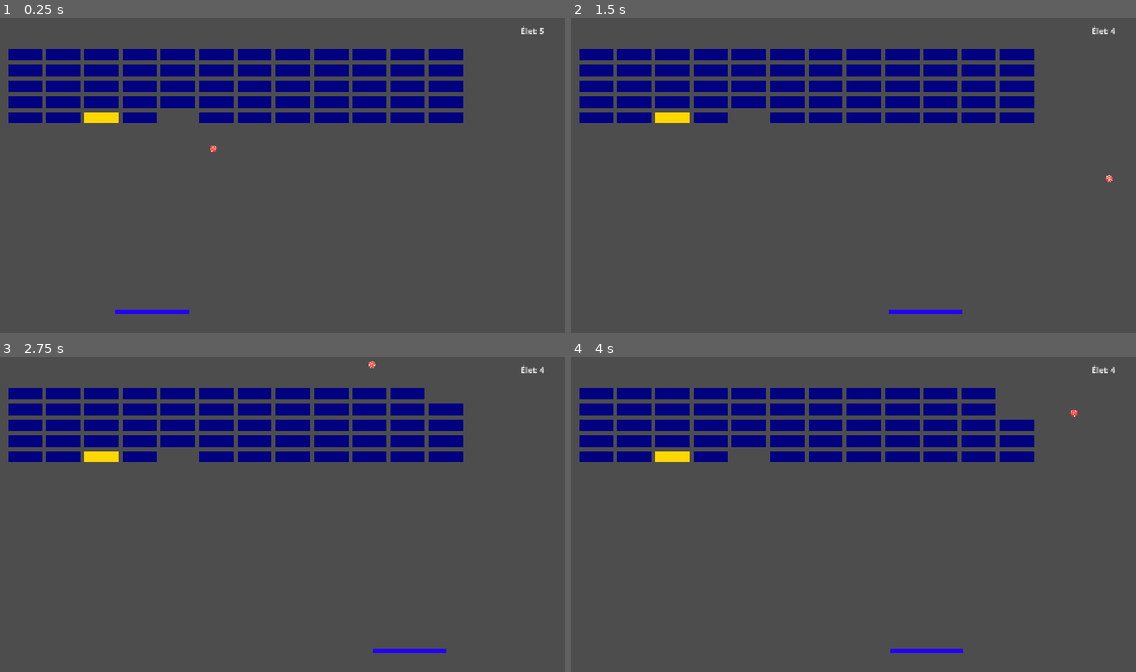
Above: before the commit, frames 1-4 (two rows, left to right).
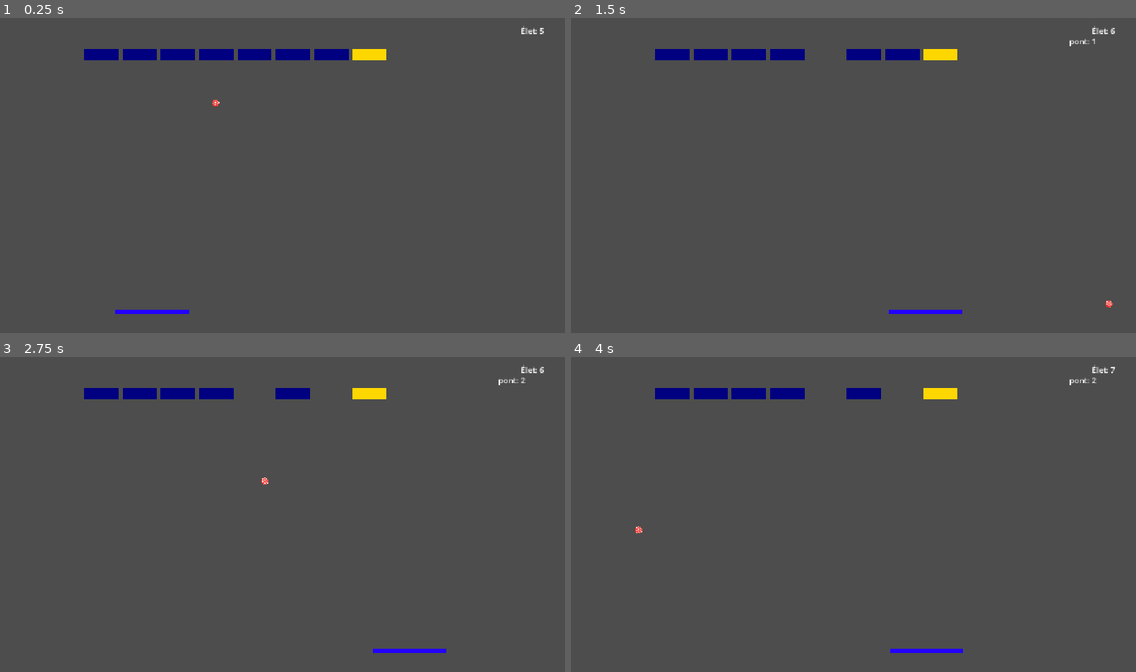
Above: after the commit, the same moments.

Repository: 7cwsnvwyg7-oss/bounce-back
Game: Godot game, scene res://jatek.tscn
Same seed, same stepped clock (60 frames per second), same inputs: the game is played once before the commit and once after it.
Inputs:
- Up to frame 1 (0.25 s): no input
- Up to frame 2 (1.5 s): hold Right (ui_right) 0.53-1.28 s; hold Left (ui_left) from 1.28 s (still down)
- Up to frame 3 (2.75 s): release Left (ui_left) at 2.03 s; hold Right (ui_right) from 2.03 s (still down)
- Up to frame 4 (4 s): tap Enter at 3.5 s; release Right (ui_right) at 3.53 s; hold Left (ui_left) from 3.53 s (still down)

The runs differ from the first frame. In frame 1, 11% of the frame differs, in the area x 1-82%, y 9-43%; in frame 2, 12%; in frame 3, 12%, in the area x 1-97%, y 1-41%; in frame 4, 12%.

Commit message:
végsőigen

Diff:
--- a/jatek.gd
+++ b/jatek.gd
@@ -7,11 +7,12 @@
 	blokkok_letrehozasa()
 
 func blokkok_letrehozasa():
-	var oszlopok := 12
-	var sorok := 5
+	var oszlopok := 8
+	var sorok := 1
 
 	# Ezt csak egyszer sorsoljuk ki, a ciklusok előtt.
 	var extra_élet := randi_range(0, oszlopok - 1)
+	@warning_ignore("unused_variable")
 	var extra_labda_oszlop := randi_range(0, oszlopok - 1)
 
 	var teljes_szelesseg := oszlopok * BLOKK_MERET.x + (oszlopok - 1) * TAVOLSAG
@@ -37,7 +38,7 @@
 				Vector2(-35, 12)
 			])
 
-			if sor == 4 and oszlop == extra_élet:
+			if sor == 2 and oszlop == extra_élet or sor ==0 and oszlop == extra_élet:
 				kep.color = Color.GOLD
 				blokk.add_to_group("extra_élet")
 			else:
--- a/jatek.tscn
+++ b/jatek.tscn
@@ -24,10 +24,7 @@
 [sub_resource type="RectangleShape2D" id="RectangleShape2D_3nbp6"]
 size = Vector2(1150, 2)
 
-[sub_resource type="RectangleShape2D" id="RectangleShape2D_ft2n7"]
-size = Vector2(100, 35)
-
-[node name="Node2D" type="Node2D" unique_id=1130991843]
+[node name="jatek" type="Node2D" unique_id=1130991843]
 script = ExtResource("1_1mx04")
 
 [node name="Tálca" type="CharacterBody2D" parent="." unique_id=1621433082]
@@ -44,11 +41,13 @@
 position = Vector2(310, 604)
 shape = SubResource("RectangleShape2D_bx8n8")
 
-[node name="labda" type="CharacterBody2D" parent="." unique_id=692133442 node_paths=PackedStringArray("padlo", "lives_label", "game_over_label")]
+[node name="labda" type="CharacterBody2D" parent="." unique_id=692133442 node_paths=PackedStringArray("padlo", "lives_label", "game_over_label", "nyertel", "score_label")]
 script = ExtResource("2_blt18")
 padlo = NodePath("../padló")
 lives_label = NodePath("../CanvasLayer/lives")
 game_over_label = NodePath("../CanvasLayer/gameover")
+nyertel = NodePath("../CanvasLayer/nyertel")
+score_label = NodePath("../CanvasLayer/score")
 
 [node name="Sprite2D" type="Sprite2D" parent="labda" unique_id=694357647]
 position = Vector2(307, 311)
@@ -101,95 +100,17 @@
 offset_bottom = 95899.0
 theme_override_font_sizes/font_size = 70
 
-[node name="blokk" type="StaticBody2D" parent="." unique_id=839941617 groups=["blokkok"]]
-visible = false
-position = Vector2(628, 209)
+[node name="nyertel" type="Label" parent="CanvasLayer" unique_id=892763281]
+offset_left = 270.0
+offset_top = 160.0
+offset_right = 883.0
+offset_bottom = 524.0
+theme_override_font_sizes/font_size = 70
 
-[node name="CollisionShape2D" type="CollisionShape2D" parent="blokk" unique_id=768866310]
-visible = false
-position = Vector2(-570, -189)
-shape = SubResource("RectangleShape2D_ft2n7")
-
-[node name="ColorRect" type="ColorRect" parent="blokk" unique_id=209905680]
-offset_left = -623.0
-offset_top = -206.0
-offset_right = -523.0
-offset_bottom = -171.0
-color = Color(0.9666667, 1, 0, 1)
-
-[node name="blokk2" type="StaticBody2D" parent="." unique_id=1750272675 groups=["blokkok"]]
-visible = false
-position = Vector2(628, 209)
-
-[node name="CollisionShape2D" type="CollisionShape2D" parent="blokk2" unique_id=1743364767]
-position = Vector2(-470, -189)
-shape = SubResource("RectangleShape2D_ft2n7")
-
-[node name="ColorRect" type="ColorRect" parent="blokk2" unique_id=555169711]
-offset_left = -517.0
-offset_top = -206.0
-offset_right = -417.0
-offset_bottom = -171.0
-color = Color(0.9666667, 1, 0, 1)
-
-[node name="blokk3" type="StaticBody2D" parent="." unique_id=635436613 groups=["blokkok"]]
-visible = false
-position = Vector2(628, 209)
-
-[node name="CollisionShape2D" type="CollisionShape2D" parent="blokk3" unique_id=2107613989]
-position = Vector2(-367, -193)
-shape = SubResource("RectangleShape2D_ft2n7")
-
-[node name="ColorRect" type="ColorRect" parent="blokk3" unique_id=250279961]
-offset_left = -414.0
-offset_top = -207.0
-offset_right = -314.0
-offset_bottom = -172.0
-color = Color(0.9666667, 1, 0, 1)
-
-[node name="blokk4" type="StaticBody2D" parent="." unique_id=1506150592 groups=["blokkok"]]
-visible = false
-position = Vector2(628, 209)
-
-[node name="CollisionShape2D" type="CollisionShape2D" parent="blokk4" unique_id=636118004]
-position = Vector2(-264, -186)
-shape = SubResource("RectangleShape2D_ft2n7")
-
-[node name="ColorRect" type="ColorRect" parent="blokk4" unique_id=1547272204]
-offset_left = -310.0
-offset_top = -206.0
-offset_right = -210.0
-offset_bottom = -171.0
-color = Color(0.9666667, 1, 0, 1)
-
-[node name="blokk5" type="StaticBody2D" parent="." unique_id=1248086047 groups=["blokkok"]]
-visible = false
-position = Vector2(628, 209)
-
-[node name="CollisionShape2D" type="CollisionShape2D" parent="blokk5" unique_id=1484158208]
-position = Vector2(-158, -185)
-shape = SubResource("RectangleShape2D_ft2n7")
-
-[node name="ColorRect" type="ColorRect" parent="blokk5" unique_id=707445996]
-offset_left = -209.0
-offset_top = -203.0
-offset_right = -109.0
-offset_bottom = -168.0
-color = Color(0.9666667, 1, 0, 1)
-
-[node name="blokk6" type="StaticBody2D" parent="." unique_id=491065207 groups=["blokkok"]]
-visible = false
-position = Vector2(628, 209)
-
-[node name="CollisionShape2D" type="CollisionShape2D" parent="blokk6" unique_id=1209024489]
-position = Vector2(-58, -185)
-shape = SubResource("RectangleShape2D_ft2n7")
-
-[node name="ColorRect" type="ColorRect" parent="blokk6" unique_id=1443091534]
-offset_left = -113.0
-offset_top = -204.0
-offset_right = -13.0
-offset_bottom = -169.0
-color = Color(0.9666667, 1, 0, 1)
+[node name="score" type="Label" parent="CanvasLayer" unique_id=1162104349]
+offset_left = 1016.0
+offset_top = 40.0
+offset_right = 1134.0
+offset_bottom = 88.0
 
 [connection signal="child_entered_tree" from="labda" to="padló/padló" method="_on_labda_child_entered_tree"]
--- a/rigid_body_2d.gd
+++ b/rigid_body_2d.gd
@@ -5,7 +5,10 @@
 @export var padlo: StaticBody2D
 @export var lives_label: Label
 @export var game_over_label: Label
+@export var nyertel: Label
+@export var score_label: Label
 
+var score: int = 0
 var direction := Vector2(1, -1).normalized()
 
 
@@ -31,7 +34,7 @@
 
 	# A padló találatakor életet veszít.
 	if utkozott_test == padlo:
-		elet -= 1
+		elet += 1
 
 		if is_instance_valid(lives_label):
 			lives_label.text = "Élet: " + str(elet)
@@ -44,7 +47,17 @@
 
 	# A blokkok találatkor eltűnnek.
 	elif utkozott_test is Node and utkozott_test.is_in_group("blokkok"):
+		var maradek = get_tree().get_nodes_in_group("blokkok").size()
+		print("Blokkok száma találat előtt: ", maradek)
+
+		if maradek <= 1:
+			print("Nyertél!")
+			get_tree().paused = true
+			nyertel.text = "Nyertél"
+			nyertel.show()
 		utkozott_test.queue_free()
+		score += 1
+		score_label.text = "pont: "+str(score)
 
 		if utkozott_test.is_in_group("extra_élet"):
 			elet += 1
